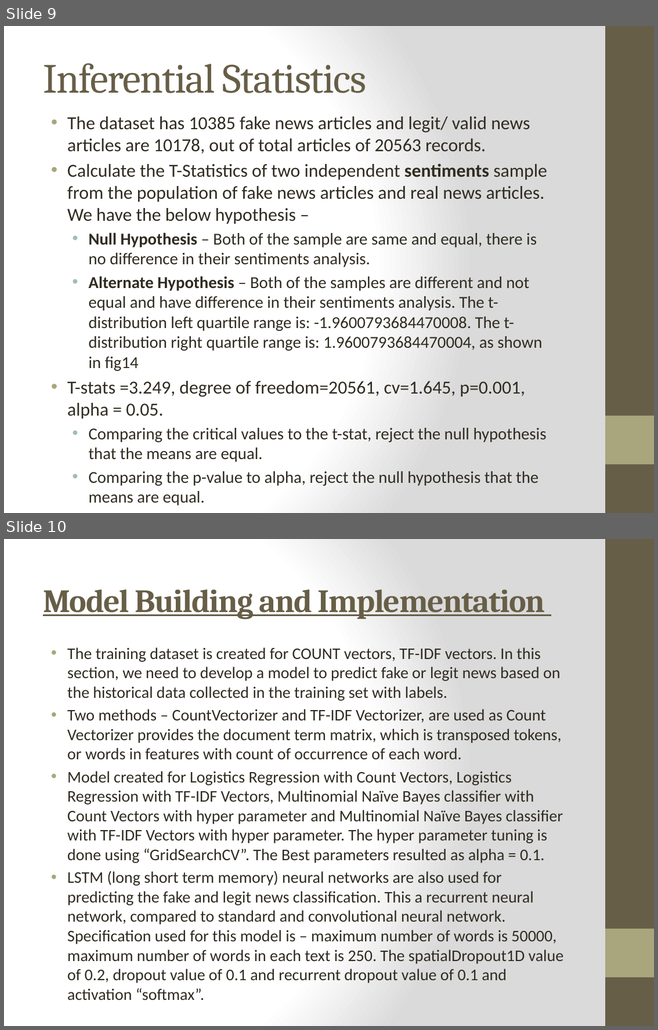
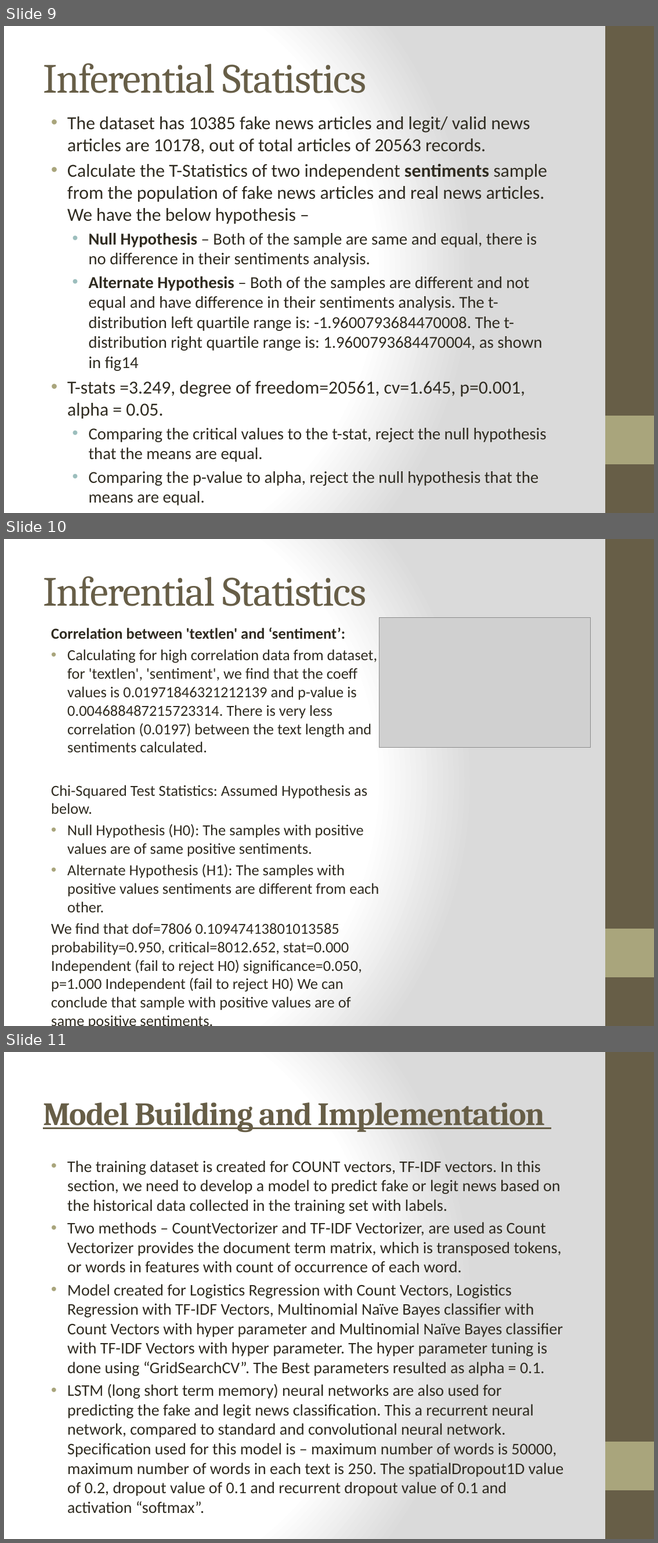
Before and after one commit to arijitsinha80/Springboard_CapstoneProject2, a slide deck: Capstone Project 2_Final.pptx. Shown one above the other, each under a label of ours: slides 9 and 10 before the commit, slides 9, 10 and 11 after it. The pictures are 658x1030 and 658x1543 pixels, drawn with LibreOffice and Linux fonts; fonts in the diff are those of the drawing; grey boxes stand for pictures. Boxes give left, top, right and bottom in pixels: in the first picture for what was removed or moved away, otherwise in the second. Text is boxed around its words. In the diff, an @@ line names an element or a change of style, - is before the commit and + after.

```diff
--- a/Capstone Project 2_Final.pptx
+++ b/Capstone Project 2_Final.pptx
@@ slide 10 added at [4, 539, 654, 1026], background gradient #FFFFFF to #DADADA; not listed: 2 template elements that a slide beside it also shows @@
@@ title added at [43, 576, 366, 606], 46 pt, text #675E47 @@
+Inferential Statistics
@@ picture added at [379, 618, 590, 748] @@
@@ text added at [51, 627, 379, 1011], 17.1 pt, text #2F2B20 @@
+Correlation between 'textlen' and ‘sentiment’:
+• Calculating for high correlation data from dataset, for 'textlen', 'sentiment', we find that the coeff values is 0.01971846321212139 and p-value is 0.004688487215723314. There is very less correlation (0.0197) between the text length and sentiments calculated.
+Chi-Squared Test Statistics: Assumed Hypothesis as below.
+• Null Hypothesis (H0): The samples with positive values are of same positive sentiments.
+• Alternate Hypothesis (H1): The samples with positive values sentiments are different from each other.
+We find that dof=7806 0.10947413801013585 probability=0.950, critical=8012.652, stat=0.000 Independent (fail to reject H0) significance=0.050, p=1.000 Independent (fail to reject H0) We can conclude that sample with positive values are of same positive sentiments.
@@ what was slide 10 is now slide 11 @@
```
Also in this commit, not shown: 2 slides changed, 3 other files.
